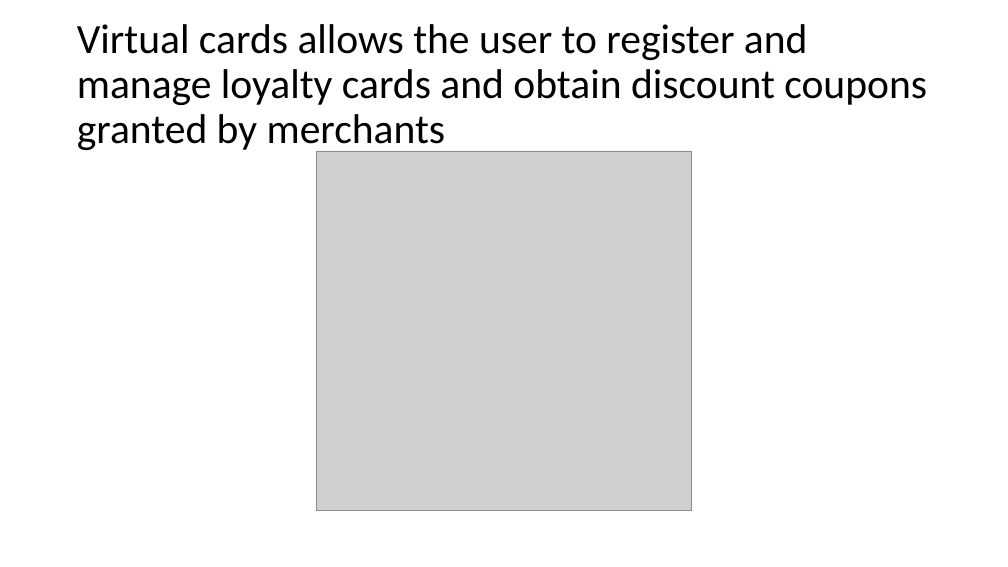
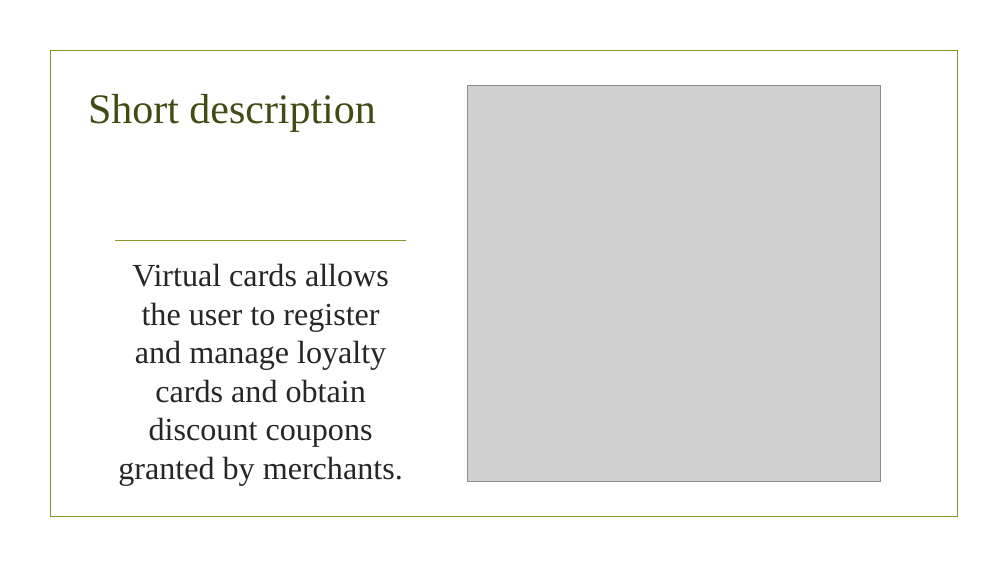
Before and after one commit to corinaradu/siit-testing, a slide deck: slide 2 of final-project/virtual-cards/virtual-cards.pptx. Drawn at 1008x567 pixels with LibreOffice and Linux fonts; fonts in the diff are those of the drawing; grey boxes stand for pictures; background and template pictures are left out. Boxes give left, top, right and bottom in pixels: in the first picture for what was removed or moved away, otherwise in the second. Text is boxed around its words. In the diff, an @@ line names an element or a change of style, - is before the commit and + after.

```diff
--- a/final-project/virtual-cards/virtual-cards.pptx
+++ b/final-project/virtual-cards/virtual-cards.pptx
@@ rectangle added at box(50, 51, 957, 517), outline #83992A 1.25 pt @@
@@ picture: place and size @@
-picture at box(317, 151, 692, 511)
+picture at box(468, 85, 881, 482)
@@ title added at box(88, 94, 375, 131), 40 pt, text #414D15 @@
+Short description
@@ text "Virtual cards allows the user ..." at box(118, 263, 403, 486): vertical alignment middle to top @@
@@ line added from (116, 241) to (406, 241), #83992A 1.25 pt @@
@@ text at box(118, 263, 403, 486): text changed; size 39.6 to 30.6 pt; font Calibri to Times New Roman; text colour #000000 to #262626 @@
-Virtual cards allows the user to register and manage loyalty cards and obtain discount coupons granted by merchants
+Virtual cards allows the user to register and manage loyalty cards and obtain discount coupons granted by merchants.
```
Also in this commit, not shown: 2 other slides changed, 1 slide added, 18 other files.
